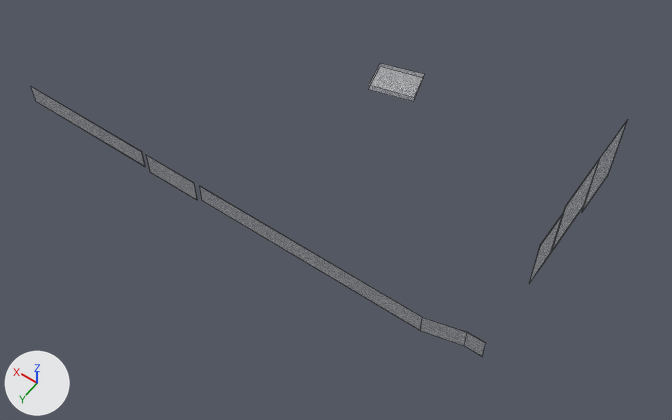
The FBX model Steel Heel Jam/Assets/Art/Meshes/Powerhouse/SM_Chainlink_01.fbx, before and after one commit.
Both versions are drawn from a 50 mm lens placed at (-59.6, 72.3, 109.0), pointed at (-9.9, 2.7, -0.3). The lights are fixed; the arrows at lower left show +X, +Y and +Z. Mesh edges are drawn as thin lines.

The older version as bpy lines, for what is in view:
```python
me_plane_003 = bpy.data.meshes.new('Plane.003')
me_plane_003.from_pydata(...)  # 64 vertices, 18 faces; spans x -41.3..40.8, y -20.1..14.3, z 1.4..19.9
me_plane_003.materials.append(mat_m_chainlink_01)
ob_sm_chainlink_01 = bpy.data.objects.new('SM_Chainlink_01', me_plane_003)
ob_sm_chainlink_01.location = (0.0, 0.0, 0.0)
```
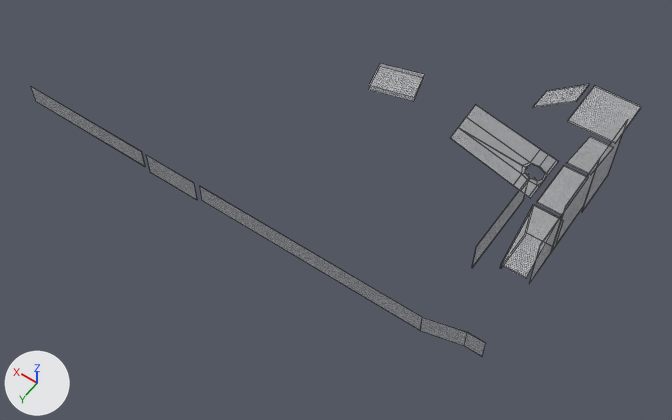
What differs and where, as boxes [x1, y1, x2, y2] in the pictures (672 x 420 px):
'SM_Chainlink_01', reshaped: before [31, 64, 628, 356]; after [31, 63, 641, 356]
part 1 of me_plane_003, added: after [450, 84, 641, 278]

Diff of the bpy script that builds the scene:
```diff
--- a/Steel Heel Jam/Assets/Art/Meshes/Powerhouse/SM_Chainlink_01.fbx.py
+++ b/Steel Heel Jam/Assets/Art/Meshes/Powerhouse/SM_Chainlink_01.fbx.py
@@ me_plane_003 @@
 # used by ob_sm_chainlink_01; location = (0.0, 0.0, 0.0)
-me_plane_003.from_pydata(...)  # 64 vertices, 18 faces; spans x -41.3..40.8, y -20.1..14.3, z 1.4..19.9
+me_plane_003.from_pydata(...)  # 196 vertices, 82 faces; spans x -41.3..40.8, y -29.7..14.3, z 1.4..19.9
+# me_plane_003 part 1
+# 120 vertices are added at x -41.3..-23.5, y -29.7..4.3, z 3.6..19.1
+# 12 new vertices lie (3.5, 0.0, 0.0) away from vertices in x -40.7, y -19.9..4.3, z 10.1..15.2
+# 64 new faces join them
 me_plane_003.materials.append(mat_m_chainlink_01)
```
